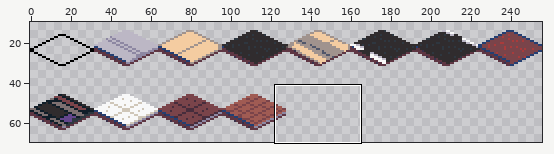
Sprite sheet -- res/floors.png. The first picture is a wide view before the edit; the outline marks the close-up.
Close-up. Before the edit:
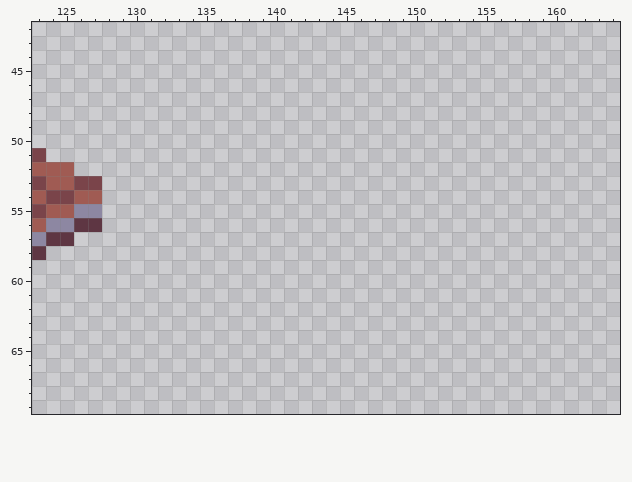
The file is 256x256 pixels. Shown: x 123..164, y 42..69. The wide view leaves out empty margins.
The result:
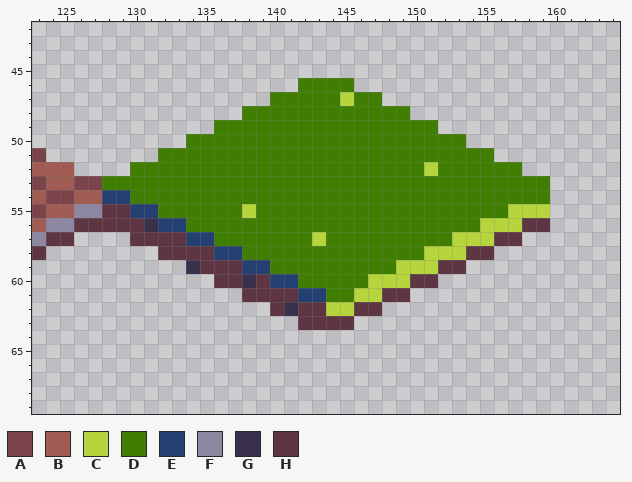
Palette (. is transparent): A #7a444a  B #a05b53  C #b6d53c  D #3f7e00  E #243f72  F #8d87a2  G #39314b  H #5e3643
Difference:
There is now colour C in row 47 at x 145; in row 52 at x 151; in row 55 at x 138 and 157 to 159; in row 56 at x 155 to 157; in row 57 at x 143 and 153 to 155; in row 58 at x 151 to 153.
There is now colour C in row 59 at x 149 to 151; in row 60 at x 147 to 149; in row 61 at x 146 to 147; in row 62 at x 144 to 145.
There is now colour D in row 46 at x 142 to 145; in row 47 at x 140 to 144 and 146 to 147; in row 48 at x 138 to 149; in row 49 at x 136 to 151; in row 50 at x 134 to 153; in row 51 at x 132 to 155.
There is now colour D in row 52 at x 130 to 150 and 152 to 157; in row 53 at x 128 to 159; in row 54 at x 130 to 159; in row 55 at x 132 to 137 and 139 to 156; in row 56 at x 134 to 154; in row 57 at x 136 to 142 and 144 to 152.
There is now colour D in row 58 at x 138 to 150; in row 59 at x 140 to 148; in row 60 at x 142 to 146; in row 61 at x 144 to 145.
There is now colour E in row 54 at x 128 to 129; in row 55 at x 130 to 131; in row 56 at x 132 to 133; in row 57 at x 134 to 135; in row 58 at x 136 to 137; in row 59 at x 138 to 139.
There is now colour E in row 60 at x 140 to 141; in row 61 at x 142 to 143.
There is now colour G in row 56 at x 131; in row 59 at x 134; in row 60 at x 138; in row 62 at x 141.
There is now colour H in row 55 at x 128 to 129; in row 56 at x 128 to 130 and 158 to 159; in row 57 at x 130 to 133 and 156 to 157; in row 58 at x 132 to 135 and 154 to 155; in row 59 at x 135 to 137 and 152 to 153; in row 60 at x 136 to 137, 139 and 150 to 151.
There is now colour H in row 61 at x 138 to 141 and 148 to 149; in row 62 at x 140, 142 to 143 and 146 to 147; in row 63 at x 142 to 145.
